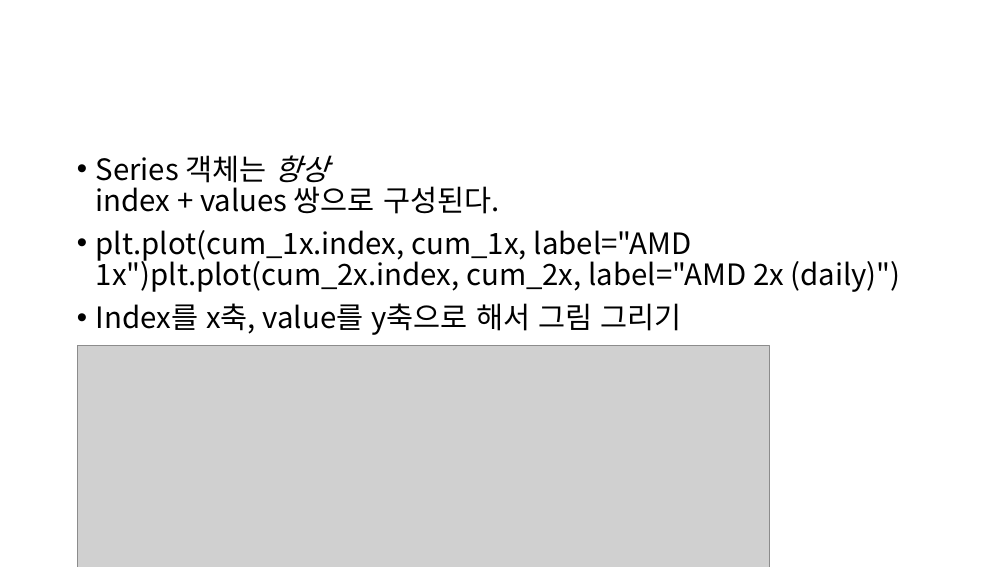
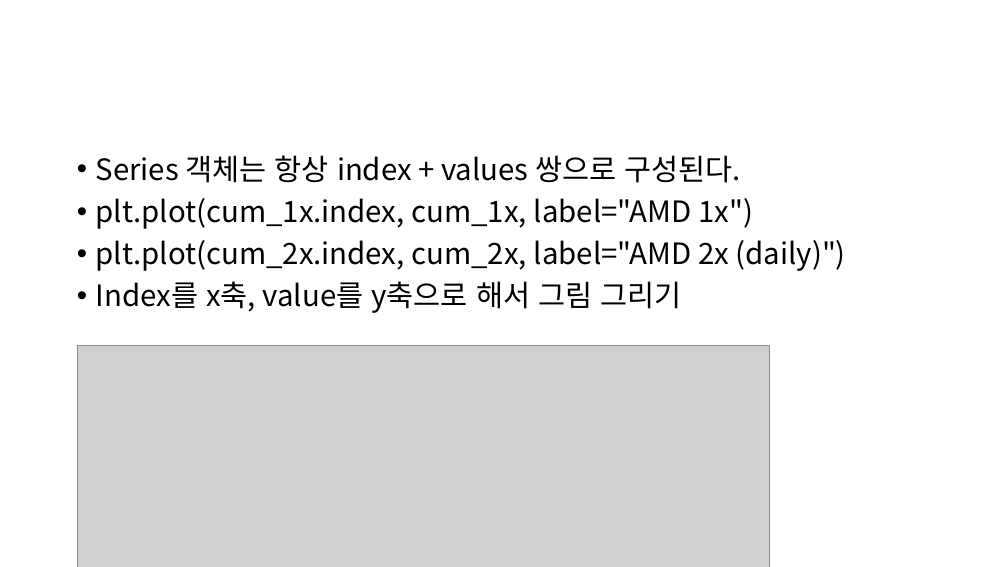
Before and after one commit to nekh802/leveraged-etf-simulator, a slide deck: slide 23 of leveraged-etf-simulator.pptx (slide 21 before the commit). Drawn at 1008x567 pixels with LibreOffice and Linux fonts; fonts in the diff are those of the drawing; grey boxes stand for pictures. Boxes give left, top, right and bottom in pixels: in the first picture for what was removed or moved away, otherwise in the second. Text is boxed around its words. In the diff, an @@ line names an element or a change of style, - is before the commit and + after.

```diff
--- a/leveraged-etf-simulator.pptx
+++ b/leveraged-etf-simulator.pptx
@@ text at box(96, 155, 740, 183): italic off in "항상" @@
@@ text at box(96, 198, 846, 271): text changed @@
-• plt.plot(cum_1x.index, cum_1x, label="AMD 1x")plt.plot(cum_2x.index, cum_2x, label="AMD 2x (daily)")
+• plt.plot(cum_1x.index, cum_1x, label="AMD 1x")
+• plt.plot(cum_2x.index, cum_2x, label="AMD 2x (daily)")
```
Also in this commit, not shown: 1 other slide changed, 1 slide added.
